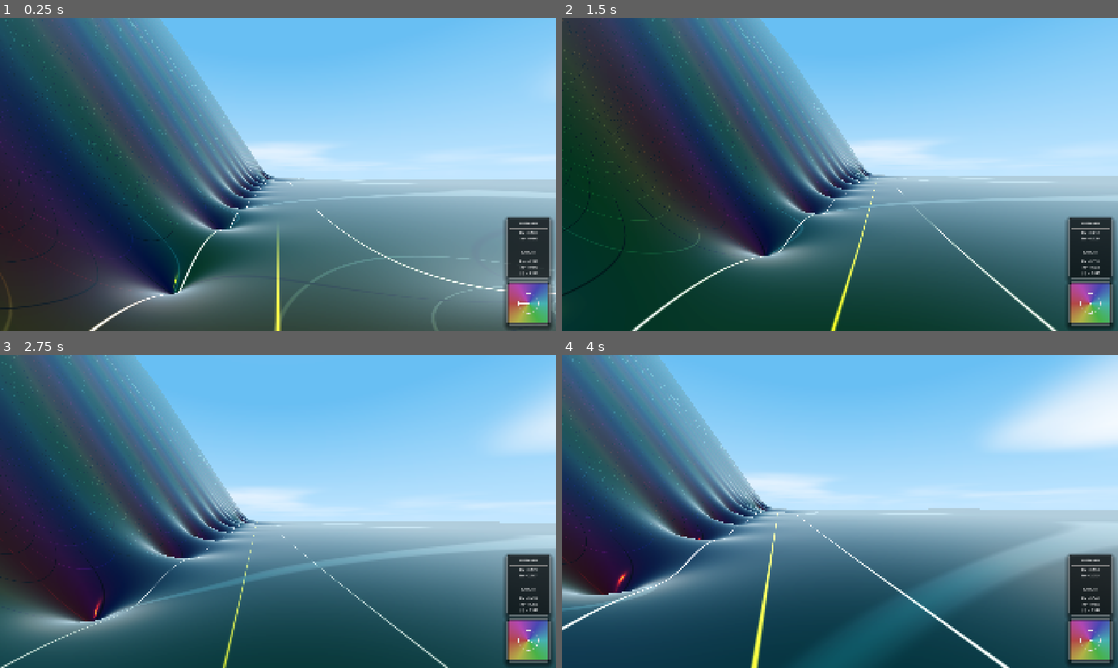
Above: before the commit, frames 1-4 (two rows, left to right).
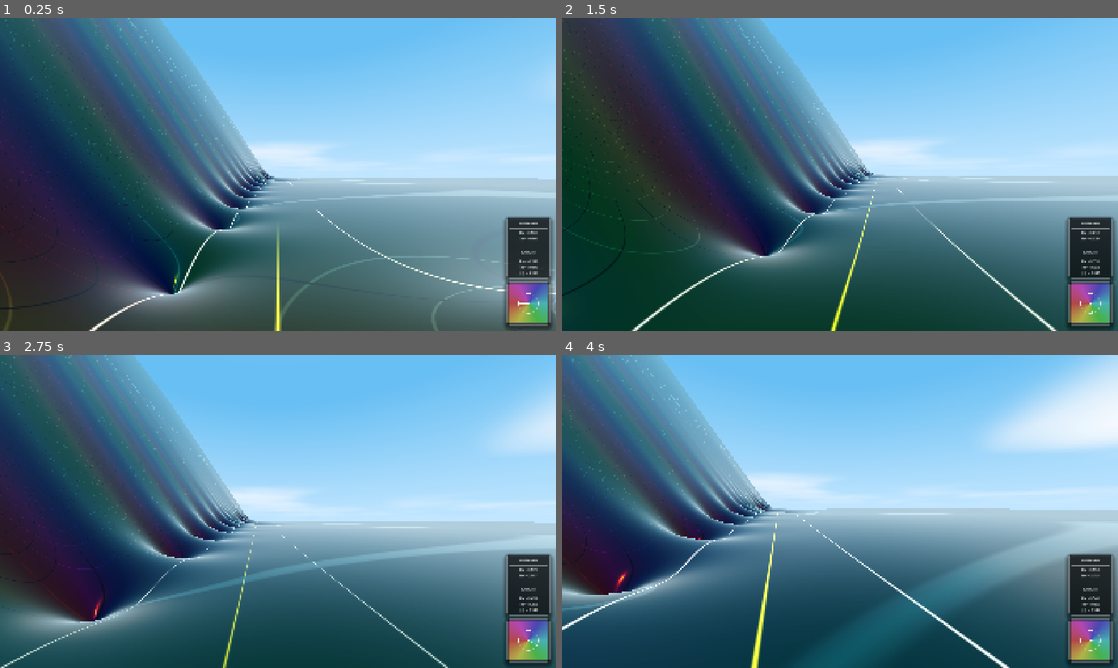
Above: after the commit, the same moments.

Repository: allanino/complex-functions-explorer
Game: Godot game, scene res://scenes/main.tscn
Same seed, same stepped clock (60 frames per second), same inputs: the game is played once before the commit and once after it.
Inputs (mouse positions are in pixels of both pictures, inside the frame that each line leads up to):
- Up to frame 1 (0.25 s): no input
- Up to frame 2 (1.5 s): tap Enter at 0.5 s; move the mouse to (867, 174) at 0.52 s; hold W (move_forward) from 0.53 s (still down); tap G at 0.6 s; tap Space at 0.77 s; move the mouse to (812, 174) at 1.27 s; tap N at 1.35 s
- Up to frame 3 (2.75 s): keep holding W (move_forward); tap Space at 1.52 s; move the mouse to (289, 505) at 2.02 s; tap C at 2.1 s
- Up to frame 4 (4 s): keep holding W (move_forward); move the mouse to (834, 517) at 2.77 s; tap Shift at 2.85 s; tap Space at 3.02, 3.77 s; move the mouse to (878, 514) at 3.52 s; hold Ctrl from 3.53 s (still down)

The runs differ from the first frame. In frame 1, 0.3% of the frame differs, in the area x 32-97%, y 9-52%; in frame 2, less than 0.1%; in frame 3, 0.2%; in frame 4, 0.4%, in the area x 17-81%, y 0-50%.

Commit message:
Add view distance setting, instantaneous audio preview, and slider labels.
- Added global `view_distance` to `Field` class.
- Updated `WorldManager` to utilize `Field.view_distance` for chunk management.
- Added 'View Distance' slider to the RENDERING tab in the HUD.
- Implemented instantaneous audio volume adjustments that revert if not applied.
- Added percentage/value labels to all sliders in the HUD for better feedback.

Co-authored-by: allanino <5325241+allanino@users.noreply.github.com>

Diff:
--- a/scenes/hud.tscn
+++ b/scenes/hud.tscn
@@ -623,6 +623,14 @@
 size_flags_vertical = 4
 value = 100.0
 
+[node name="ZeroSpeedValue" type="Label" parent="Control/MenuOverlay/CenterContainer/MainPanel/MarginContainer/ContentVBox/TabContainer/NAVIGATION/ZeroSpeedContainer"]
+custom_minimum_size = Vector2(50, 0)
+layout_mode = 2
+theme_override_colors/font_color = Color(0.8, 0.8, 0.8, 1)
+theme_override_font_sizes/font_size = 18
+text = "100%"
+horizontal_alignment = 2
+
 [node name="AutoWalkCheckbox" type="CheckBox" parent="Control/MenuOverlay/CenterContainer/MainPanel/MarginContainer/ContentVBox/TabContainer/NAVIGATION"]
 layout_mode = 2
 focus_mode = 0
@@ -679,6 +687,33 @@
 theme_override_styles/pressed = SubResource("StyleBoxFlat_btn_pressed")
 theme_override_styles/focus = SubResource("StyleBoxFlat_btn_normal")
 
+[node name="ViewDistanceContainer" type="HBoxContainer" parent="Control/MenuOverlay/CenterContainer/MainPanel/MarginContainer/ContentVBox/TabContainer/RENDERING"]
+layout_mode = 2
+
+[node name="Label" type="Label" parent="Control/MenuOverlay/CenterContainer/MainPanel/MarginContainer/ContentVBox/TabContainer/RENDERING/ViewDistanceContainer"]
+custom_minimum_size = Vector2(140, 0)
+layout_mode = 2
+theme_override_colors/font_color = Color(0.8, 0.8, 0.8, 1)
+theme_override_font_sizes/font_size = 18
+text = "View Distance"
+
+[node name="ViewDistanceSlider" type="HSlider" parent="Control/MenuOverlay/CenterContainer/MainPanel/MarginContainer/ContentVBox/TabContainer/RENDERING/ViewDistanceContainer"]
+custom_minimum_size = Vector2(100, 20)
+layout_mode = 2
+size_flags_horizontal = 3
+size_flags_vertical = 4
+min_value = 2.0
+max_value = 15.0
+value = 7.0
+
+[node name="ViewDistanceValue" type="Label" parent="Control/MenuOverlay/CenterContainer/MainPanel/MarginContainer/ContentVBox/TabContainer/RENDERING/ViewDistanceContainer"]
+custom_minimum_size = Vector2(50, 0)
+layout_mode = 2
+theme_override_colors/font_color = Color(0.8, 0.8, 0.8, 1)
+theme_override_font_sizes/font_size = 18
+text = "7"
+horizontal_alignment = 2
+
 [node name="CurvesCheckbox" type="CheckBox" parent="Control/MenuOverlay/CenterContainer/MainPanel/MarginContainer/ContentVBox/TabContainer/RENDERING"]
 layout_mode = 2
 focus_mode = 0
@@ -824,6 +859,14 @@
 size_flags_vertical = 4
 value = 100.0
 
+[node name="BgMusicValue" type="Label" parent="Control/MenuOverlay/CenterContainer/MainPanel/MarginContainer/ContentVBox/TabContainer/AUDIO/BgMusicContainer"]
+custom_minimum_size = Vector2(50, 0)
+layout_mode = 2
+theme_override_colors/font_color = Color(0.8, 0.8, 0.8, 1)
+theme_override_font_sizes/font_size = 18
+text = "100%"
+horizontal_alignment = 2
+
 [node name="DroneContainer" type="HBoxContainer" parent="Control/MenuOverlay/CenterContainer/MainPanel/MarginContainer/ContentVBox/TabContainer/AUDIO"]
 layout_mode = 2
 theme_override_constants/separation = 0
@@ -841,6 +884,14 @@
 size_flags_horizontal = 3
 size_flags_vertical = 4
 value = 100.0
+
+[node name="DroneValue" type="Label" parent="Control/MenuOverlay/CenterContainer/MainPanel/MarginContainer/ContentVBox/TabContainer/AUDIO/DroneContainer"]
+custom_minimum_size = Vector2(50, 0)
+layout_mode = 2
+theme_override_colors/font_color = Color(0.8, 0.8, 0.8, 1)
+theme_override_font_sizes/font_size = 18
+text = "100%"
+horizontal_alignment = 2
 
 [node name="ButtonsHBox" type="HBoxContainer" parent="Control/MenuOverlay/CenterContainer/MainPanel/MarginContainer/ContentVBox"]
 layout_mode = 2
--- a/scripts/field.gd
+++ b/scripts/field.gd
@@ -9,6 +9,7 @@
 static var golden_hour: bool = false
 static var day_night_cycle: bool = false
 static var shadows_enabled: bool = false
+static var view_distance: int = 7
 static var function_type: int = 0 # 0: Zeta, 1: Sin, 2: Cos, 3: Tan, 4: Exp, 5: Log, 6: Rational
 static var height_type: int = 0 # 0: Log, 1: Abs
 static var height_a: float = 3.0
--- a/scripts/hud.gd
+++ b/scripts/hud.gd
@@ -29,11 +29,14 @@
 @onready var im_input = $Control/MenuOverlay/CenterContainer/MainPanel/MarginContainer/ContentVBox/TabContainer/NAVIGATION/ImContainer/ImInput
 @onready var speed_input = $Control/MenuOverlay/CenterContainer/MainPanel/MarginContainer/ContentVBox/TabContainer/NAVIGATION/SpeedContainer/SpeedInput
 @onready var zero_speed_slider = $Control/MenuOverlay/CenterContainer/MainPanel/MarginContainer/ContentVBox/TabContainer/NAVIGATION/ZeroSpeedContainer/ZeroSpeedSlider
+@onready var zero_speed_value = $Control/MenuOverlay/CenterContainer/MainPanel/MarginContainer/ContentVBox/TabContainer/NAVIGATION/ZeroSpeedContainer/ZeroSpeedValue
 @onready var camera_height_input = $Control/MenuOverlay/CenterContainer/MainPanel/MarginContainer/ContentVBox/TabContainer/NAVIGATION/CameraHeightContainer/CameraHeightInput
 @onready var auto_walk_checkbox = $Control/MenuOverlay/CenterContainer/MainPanel/MarginContainer/ContentVBox/TabContainer/NAVIGATION/AutoWalkCheckbox
 
 @onready var terrain_detail_button = $Control/MenuOverlay/CenterContainer/MainPanel/MarginContainer/ContentVBox/TabContainer/RENDERING/TerrainDetailContainer/TerrainDetailButton
 @onready var aa_button = $Control/MenuOverlay/CenterContainer/MainPanel/MarginContainer/ContentVBox/TabContainer/RENDERING/AAContainer/AAButton
+@onready var view_distance_slider = $Control/MenuOverlay/CenterContainer/MainPanel/MarginContainer/ContentVBox/TabContainer/RENDERING/ViewDistanceContainer/ViewDistanceSlider
+@onready var view_distance_value = $Control/MenuOverlay/CenterContainer/MainPanel/MarginContainer/ContentVBox/TabContainer/RENDERING/ViewDistanceContainer/ViewDistanceValue
 @onready var curves_checkbox = $Control/MenuOverlay/CenterContainer/MainPanel/MarginContainer/ContentVBox/TabContainer/RENDERING/CurvesCheckbox
 @onready var critical_checkbox = $Control/MenuOverlay/CenterContainer/MainPanel/MarginContainer/ContentVBox/TabContainer/RENDERING/CriticalCheckbox
 @onready var golden_hour_checkbox = $Control/MenuOverlay/CenterContainer/MainPanel/MarginContainer/ContentVBox/TabContainer/RENDERING/GoldenHourCheckbox
@@ -46,13 +49,18 @@
 @onready var rvm_checkbox = $Control/MenuOverlay/CenterContainer/MainPanel/MarginContainer/ContentVBox/TabContainer/HUD/RvmCheckbox
 
 @onready var bg_music_slider = $Control/MenuOverlay/CenterContainer/MainPanel/MarginContainer/ContentVBox/TabContainer/AUDIO/BgMusicContainer/BgMusicSlider
+@onready var bg_music_value = $Control/MenuOverlay/CenterContainer/MainPanel/MarginContainer/ContentVBox/TabContainer/AUDIO/BgMusicContainer/BgMusicValue
 @onready var drone_slider = $Control/MenuOverlay/CenterContainer/MainPanel/MarginContainer/ContentVBox/TabContainer/AUDIO/DroneContainer/DroneSlider
+@onready var drone_value = $Control/MenuOverlay/CenterContainer/MainPanel/MarginContainer/ContentVBox/TabContainer/AUDIO/DroneContainer/DroneValue
 
 @onready var apply_button = $Control/MenuOverlay/CenterContainer/MainPanel/MarginContainer/ContentVBox/ButtonsHBox/ApplyButton
 @onready var close_button = $Control/MenuOverlay/CenterContainer/MainPanel/MarginContainer/ContentVBox/ButtonsHBox/CloseButton
 @onready var quit_button = $Control/MenuOverlay/CenterContainer/MainPanel/MarginContainer/ContentVBox/ButtonsHBox/QuitContainer/QuitButton
 
 var current_scale = 2.0
+var _initial_bg_music_volume: float
+var _initial_drone_volume: float
+var _initial_view_distance: int
 
 func _ready():
 	apply_button.pressed.connect(_on_set_pos_pressed)
@@ -60,6 +68,11 @@
 	quit_button.pressed.connect(_on_quit_pressed)
 	func_button.item_selected.connect(_on_func_selected)
 	height_button.item_selected.connect(_on_height_selected)
+
+	bg_music_slider.value_changed.connect(_on_bg_music_value_changed)
+	drone_slider.value_changed.connect(_on_drone_value_changed)
+	zero_speed_slider.value_changed.connect(_on_zero_speed_value_changed)
+	view_distance_slider.value_changed.connect(_on_view_distance_value_changed)
 
 	func_button.clear()
 	func_button.add_item("Zeta")
@@ -102,21 +115,28 @@
 		4: vp.screen_space_aa = Viewport.SCREEN_SPACE_AA_FXAA
 		5: vp.screen_space_aa = Viewport.SCREEN_SPACE_AA_SMAA
 
-func toggle_menu():
+func toggle_menu(applied: bool = false):
 	menu_overlay.visible = !menu_overlay.visible
 	if menu_overlay.visible:
 		Input.mouse_mode = Input.MOUSE_MODE_VISIBLE
+		_initial_bg_music_volume = Field.bg_music_volume
+		_initial_drone_volume = Field.drone_volume
+		_initial_view_distance = Field.view_distance
+
 		if player:
 			re_input.text = "%.3f" % (player.global_position.x * 0.1)
 			im_input.text = "%.3f" % (-player.global_position.z * 0.1)
 		iter_input.text = str(Field.iterations)
 		speed_input.text = "%.1f" % (Field.movement_speed * 0.1)
 		zero_speed_slider.value = Field.speed_near_zeros
+		_on_zero_speed_value_changed(Field.speed_near_zeros)
 		camera_height_input.text = str(Field.camera_height)
 		height_a_input.text = str(Field.height_a)
 		height_eps_input.text = str(Field.height_epsilon)
 		terrain_detail_button.selected = Field.terrain_detail
 		aa_button.selected = Field.antialiasing_mode
+		view_distance_slider.value = Field.view_distance
+		_on_view_distance_value_changed(Field.view_distance)
 		curves_checkbox.button_pressed = Field.show_curves
 		critical_checkbox.button_pressed = Field.show_critical_stripe
 		golden_hour_checkbox.button_pressed = Field.golden_hour
@@ -129,7 +149,9 @@
 		if player:
 			auto_walk_checkbox.button_pressed = (player.auto_walk_state != 0) # 0 is AutoWalkState.NONE
 		bg_music_slider.value = Field.bg_music_volume
+		_on_bg_music_value_changed(Field.bg_music_volume)
 		drone_slider.value = Field.drone_volume
+		_on_drone_value_changed(Field.drone_volume)
 
 		func_button.selected = Field.function_type
 		height_button.selected = Field.height_type
@@ -137,6 +159,10 @@
 		_on_height_selected(Field.height_type)
 	else:
 		Input.mouse_mode = Input.MOUSE_MODE_CAPTURED
+		if not applied:
+			Field.bg_music_volume = _initial_bg_music_volume
+			Field.drone_volume = _initial_drone_volume
+			Field.view_distance = _initial_view_distance
 
 func _on_func_selected(index):
 	rational_container.visible = (index == 6)
@@ -150,6 +176,20 @@
 	var is_log = (index == 0)
 	height_a_container.visible = is_log
 	height_eps_container.visible = is_log
+
+func _on_bg_music_value_changed(value):
+	Field.bg_music_volume = value
+	bg_music_value.text = str(int(value)) + "%"
+
+func _on_drone_value_changed(value):
+	Field.drone_volume = value
+	drone_value.text = str(int(value)) + "%"
+
+func _on_zero_speed_value_changed(value):
+	zero_speed_value.text = str(int(value)) + "%"
+
+func _on_view_distance_value_changed(value):
+	view_distance_value.text = str(int(value))
 
 func _parse_poly(text: String) -> PackedFloat32Array:
 	var coeffs = PackedFloat32Array([0, 0, 0, 0, 0, 0, 0, 0, 0, 0])
@@ -207,6 +247,7 @@
 	Field.show_rvm = rvm_checkbox.button_pressed
 	Field.bg_music_volume = bg_music_slider.value
 	Field.drone_volume = drone_slider.value
+	Field.view_distance = int(view_distance_slider.value)
 	Field.function_type = func_button.selected
 	Field.height_type = height_button.selected
 
@@ -236,7 +277,7 @@
 		else:
 			player.auto_walk_state = 0 # NONE
 
-	toggle_menu()
+	toggle_menu(true)
 
 func _on_quit_pressed():
 	get_tree().quit()
--- a/scripts/world_manager.gd
+++ b/scripts/world_manager.gd
@@ -3,7 +3,6 @@
 @export var chunk_scene: PackedScene = preload("res://scenes/chunk.tscn")
 @export var player: Node3D
 @export var chunk_size: float = 32.0
-@export var view_distance: int = 6
 
 var chunks = {}
 var _last_field_state = {}
@@ -40,8 +39,8 @@
 	var player_chunk_z = floor(player_pos.z / chunk_size)
 
 	# Load new chunks
-	for x in range(player_chunk_x - view_distance, player_chunk_x + view_distance + 1):
-		for z in range(player_chunk_z - view_distance, player_chunk_z + view_distance + 1):
+	for x in range(player_chunk_x - Field.view_distance, player_chunk_x + Field.view_distance + 1):
+		for z in range(player_chunk_z - Field.view_distance, player_chunk_z + Field.view_distance + 1):
 			var chunk_coord = Vector2i(x, z)
 			if not chunks.has(chunk_coord):
 				_load_chunk(chunk_coord)
@@ -49,7 +48,7 @@
 	# Unload distant chunks
 	var chunks_to_remove = []
 	for chunk_coord in chunks.keys():
-		if abs(chunk_coord.x - player_chunk_x) > view_distance or abs(chunk_coord.y - player_chunk_z) > view_distance:
+		if abs(chunk_coord.x - player_chunk_x) > Field.view_distance or abs(chunk_coord.y - player_chunk_z) > Field.view_distance:
 			chunks_to_remove.append(chunk_coord)
 
 	for chunk_coord in chunks_to_remove:
